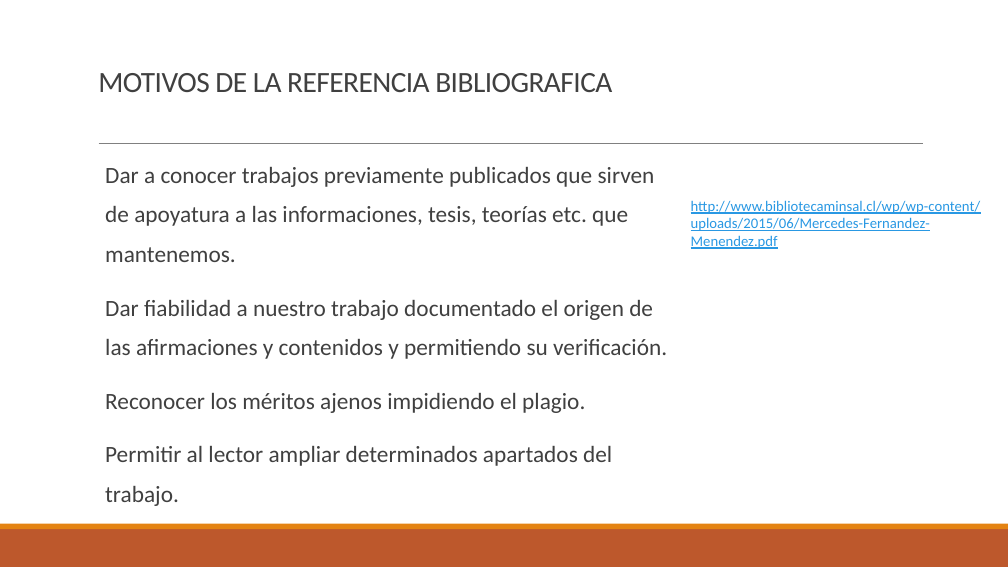
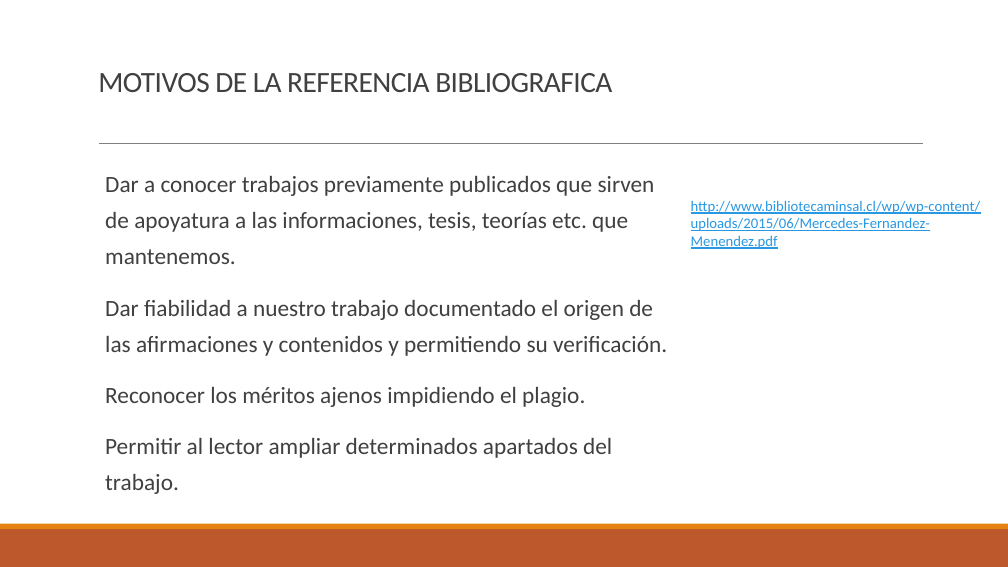
Before and after one commit to uvargascur-ship-it/Metodolog-a, a slide deck: slide 9 of Diapositivas/2026 0 Tema 4 Referencias bibliográficas.pptx. Drawn at 1008x567 pixels with LibreOffice and Linux fonts; fonts in the diff are those of the drawing. Boxes give left, top, right and bottom in pixels: in the first picture for what was removed or moved away, otherwise in the second. Text is boxed around its words. In the diff, an @@ line names an element or a change of style, - is before the commit and + after.

```diff
--- a/Diapositivas/2026 0 Tema 4 Referencias bibliográficas.pptx
+++ b/Diapositivas/2026 0 Tema 4 Referencias bibliográficas.pptx
@@ text "Dar a conocer trabajos previamente ..." at bbox=[105, 176, 667, 494]: line spacing 1.4 to 1.3 @@
```
Also in this commit, not shown: 3 other slides changed, 2 other files.
